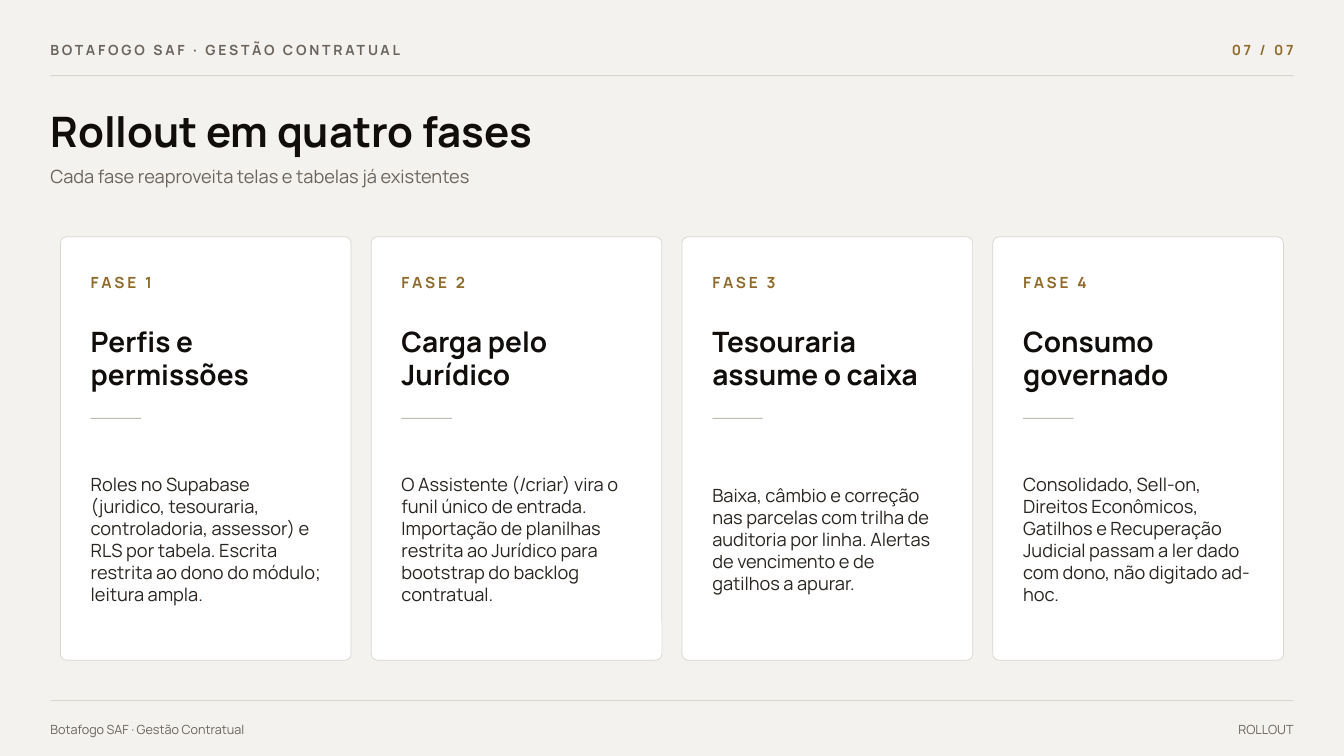
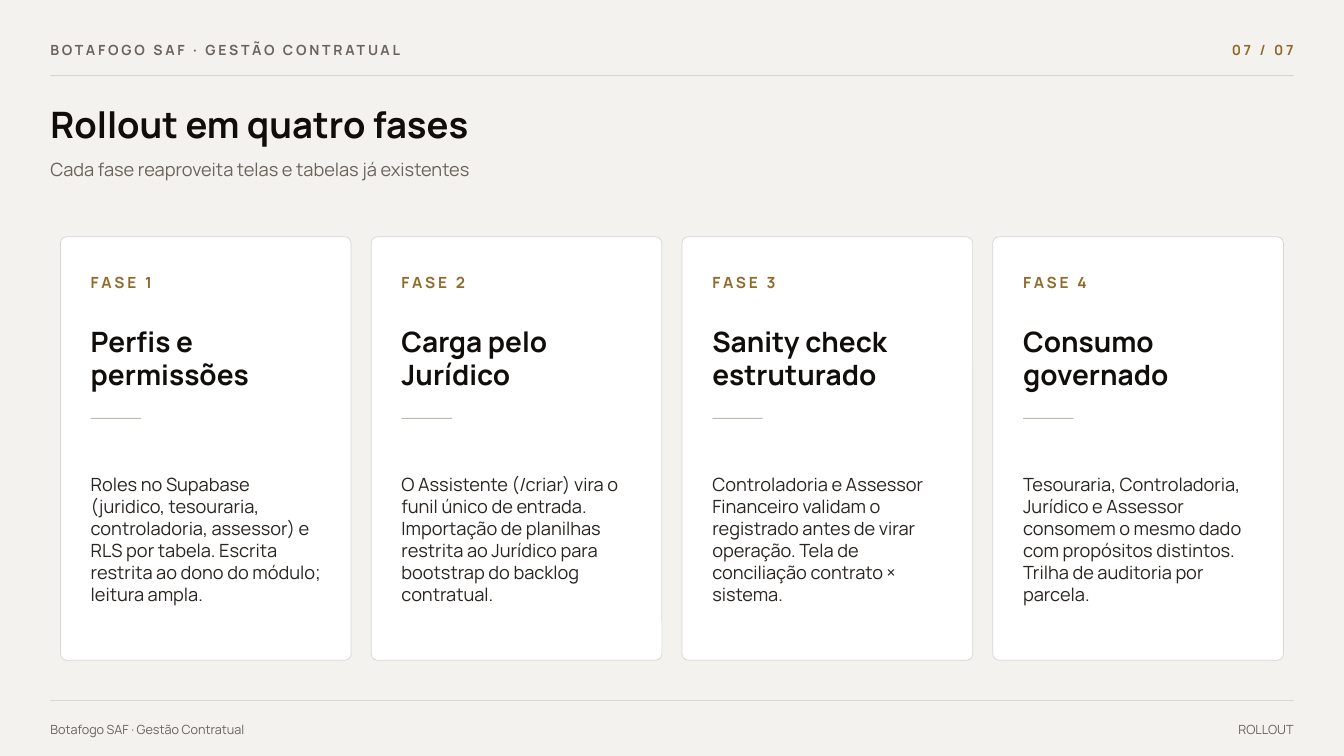
Before and after one commit to thiagoalmeidasafbfr/Glorioso-Contract, a slide deck: slide 7 of fluxo-input-glorioso.pptx. Drawn at 1344x756 pixels with LibreOffice and Linux fonts; fonts in the diff are those of the drawing. Boxes give left, top, right and bottom in pixels: in the first picture for what was removed or moved away, otherwise in the second. Text is boxed around its words. In the diff, an @@ line names an element or a change of style, - is before the commit and + after.

```diff
--- a/fluxo-input-glorioso.pptx
+++ b/fluxo-input-glorioso.pptx
@@ text "Rollout em quatro fases" at (x1=50, y1=111, x2=468, y2=147): size 30 to 26 pt @@
@@ text "Cada fase reaproveita telas e ..." moved from (x1=50, y1=169, x2=470, y2=188) to (x1=50, y1=162, x2=470, y2=181) @@
@@ text at (x1=712, y1=331, x2=887, y2=386): text changed @@
-Tesouraria assume o caixa
+Sanity check estruturado
@@ text at (x1=712, y1=477, x2=924, y2=602): text changed @@
-Baixa, câmbio e correção nas parcelas com trilha de auditoria por linha. Alertas de vencimento e de gatilhos a apurar.
+Controladoria e Assessor Financeiro validam o registrado antes de virar operação. Tela de conciliação contrato × sistema.
@@ text at (x1=1023, y1=477, x2=1241, y2=606): text changed @@
-Consolidado, Sell-on, Direitos Econômicos, Gatilhos e Recuperação Judicial passam a ler dado com dono, não digitado ad-hoc.
+Tesouraria, Controladoria, Jurídico e Assessor consomem o mesmo dado com propósitos distintos. Trilha de auditoria por parcela.
```
Also in this commit, not shown: 5 other slides changed, 1 slide added, 1 slide removed, 1 other file.
